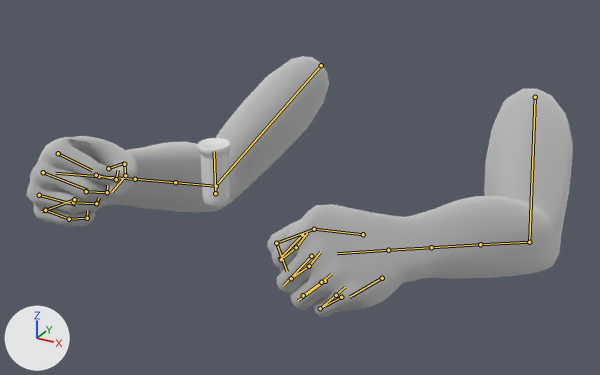
The Blender file Breakout From Ackers/Assets/Animations/Pills/Holding Pills Idle.blend, before and after one commit.
The view is the same before and after, from a 50 mm camera at (0.621, -1.685, 0.521) aimed at (-0.039, -0.486, -0.079). The axes (+X, +Y, +Z) are drawn at lower left. The lights are the same throughout. Both versions are drawn at the pose saved in each file; the numbers are the values there. The bones that bend it are drawn over the model as lines.

In view in the first picture: 'Pill Bottle', 'hand_left', 'hand_right'.
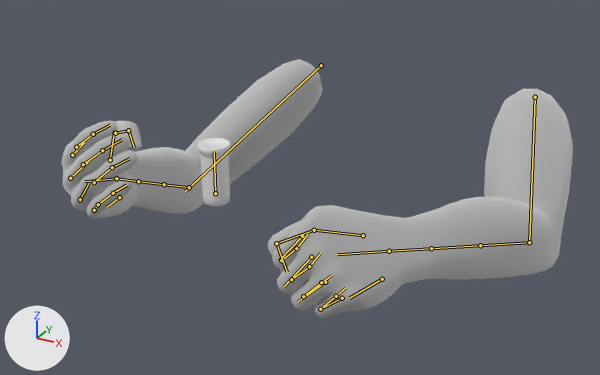
What differs and where, as boxes [x1, y1, x2, y2] in the pictures (600 x 375 px):
'hand_left', posed: before [267, 89, 573, 317]; after [268, 89, 573, 318]
'hand_right', posed (13% narrower, 6% shorter): before [26, 56, 329, 226]; after [61, 59, 323, 218]
bone 'UpperarmR', root to tip: before (321, 65) to (215, 186); after (321, 65) to (185, 191)
bone 'Lowerarm1_R', root to tip: before (216, 186) to (175, 182); after (189, 187) to (164, 184)
bone 'Hand_R', root to tip: before (99, 176) to (55, 173); after (116, 178) to (84, 181)
bone 'Index1_R', root to tip: before (58, 153) to (92, 170); after (72, 155) to (84, 142)
bone 'Index2_R', root to tip: before (96, 175) to (116, 179); after (76, 147) to (93, 134)
bone 'Index3_R', root to tip: before (116, 179) to (118, 170); after (93, 134) to (110, 125)
bone 'Middle1_R', root to tip: before (43, 172) to (87, 190); after (70, 178) to (88, 162)
bone 'Middle2_R', root to tip: before (86, 191) to (107, 192); after (83, 164) to (102, 150)
bone 'Middle3_R', root to tip: before (107, 192) to (107, 185); after (102, 150) to (122, 139)
bone 'Ring1_R', root to tip: before (39, 195) to (76, 205); after (80, 199) to (89, 183)
bone 'Ring2_R', root to tip: before (73, 202) to (96, 203); after (94, 182) to (112, 167)
bone 'Ring3_R', root to tip: before (96, 203) to (99, 197); after (112, 167) to (129, 158)
bone 'Pinky2_R', root to tip: before (45, 210) to (69, 219); after (94, 210) to (98, 204)
bone 'Pinky3_R', root to tip: before (69, 219) to (87, 218); after (98, 204) to (113, 193)
bone 'pinky3_r.001', root to tip: before (87, 218) to (87, 210); after (113, 193) to (126, 185)
bone 'Thumb1_R', root to tip: before (108, 168) to (123, 163); after (110, 160) to (114, 130)
bone 'Thumb2_R', root to tip: before (124, 164) to (125, 175); after (115, 133) to (128, 130)
bone 'Thumb3_R', root to tip: before (125, 175) to (112, 192); after (128, 130) to (134, 147)

Diff of the bpy script that builds the scene:
```diff
--- a/Breakout From Ackers/Assets/Animations/Pills/Holding Pills Idle.blend.py
+++ b/Breakout From Ackers/Assets/Animations/Pills/Holding Pills Idle.blend.py
@@ bone_upperarmr @@
 bone_upperarmr = bpy.data.objects['FPS Arms'].pose.bones['UpperarmR']
-bone_upperarmr.rotation_quaternion = (0.746, -0.116, 0.642, 0.131)  # degrees (-2, 82, 18)
+bone_upperarmr.rotation_quaternion = (0.771, -0.26, 0.569, 0.114)  # degrees (-51, 70, -20)
@@ bone_lowerarm1_r @@
 bone_lowerarm1_r = bpy.data.objects['FPS Arms'].pose.bones['Lowerarm1_R']  # child of 'UpperarmR'
-bone_lowerarm1_r.location = (0.0, 0.0, 0.0)
-bone_lowerarm1_r.rotation_quaternion = (0.952, 0.307, 0.001, 0.0)  # degrees (36, 0, 0)
+bone_lowerarm1_r.location = (-1.1, -0.4, 1.9)
+bone_lowerarm1_r.rotation_quaternion = (0.84, 0.388, 0.269, 0.269)  # degrees (55, 14, 43)
@@ bone_hand_r @@
 bone_hand_r = bpy.data.objects['FPS Arms'].pose.bones['Hand_R']  # child of 'Lowerarm3_R'
-bone_hand_r.rotation_quaternion = (1.0, 0.0, 0.0, 0.0)  # degrees (0, 0, 0)
+bone_hand_r.rotation_quaternion = (0.953, -0.022, 0.299, -0.052)  # degrees (-5, 35, -8)
@@ bone_index1_r @@
 bone_index1_r = bpy.data.objects['FPS Arms'].pose.bones['Index1_R']  # child of 'Hand_R'
-bone_index1_r.location = (-2.2, 0.4, -0.7)
-bone_index1_r.rotation_quaternion = (0.711, -0.204, 0.149, 0.656)  # degrees (-6, 29, 84)
+bone_index1_r.location = (-2.9, 1.4, -1.3)
+bone_index1_r.rotation_quaternion = (0.959, -0.098, 0.017, 0.266)  # degrees (-10, 5, 31)
@@ bone_index2_r @@
 bone_index2_r = bpy.data.objects['FPS Arms'].pose.bones['Index2_R']  # child of 'Index1_R'
-bone_index2_r.location = (1.1, 0.4, 0.1)
-bone_index2_r.rotation_quaternion = (0.965, -0.209, 0.142, 0.064)  # degrees (-24, 18, 4)
+bone_index2_r.location = (0.0, -1.5, 0.2)
+bone_index2_r.rotation_quaternion = (0.998, -0.008, 0.04, -0.038)  # degrees (-1, 5, -4)
@@ bone_index3_r @@
 bone_index3_r = bpy.data.objects['FPS Arms'].pose.bones['Index3_R']  # child of 'Index2_R'
-bone_index3_r.location = (0.7, 0.4, 0.0)
-bone_index3_r.rotation_quaternion = (0.895, -0.279, 0.147, 0.315)  # degrees (-27, 26, 32)
+bone_index3_r.location = (-0.4, -0.7, -0.3)
+bone_index3_r.rotation_quaternion = (0.923, -0.085, -0.228, 0.297)  # degrees (-18, -22, 39)
@@ bone_middle1_r @@
 bone_middle1_r = bpy.data.objects['FPS Arms'].pose.bones['Middle1_R']  # child of 'Hand_R'
-bone_middle1_r.location = (-0.9, 1.4, -0.4)
-bone_middle1_r.rotation_quaternion = (0.744, -0.186, 0.143, 0.626)  # degrees (-6, 26, 79)
+bone_middle1_r.location = (-0.4, 1.4, -0.3)
+bone_middle1_r.rotation_quaternion = (0.971, -0.09, -0.013, 0.221)  # degrees (-10, 1, 26)
@@ bone_middle2_r @@
 bone_middle2_r = bpy.data.objects['FPS Arms'].pose.bones['Middle2_R']  # child of 'Middle1_R'
-bone_middle2_r.location = (0.4, -0.3, 0.1)
-bone_middle2_r.rotation_quaternion = (0.965, -0.22, 0.107, 0.097)  # degrees (-25, 14, 8)
+bone_middle2_r.location = (-0.1, -0.9, 0.2)
+bone_middle2_r.rotation_quaternion = (0.999, -0.039, -0.028, -0.003)  # degrees (-4, -3, 0)
@@ bone_middle3_r @@
 bone_middle3_r = bpy.data.objects['FPS Arms'].pose.bones['Middle3_R']  # child of 'Middle2_R'
-bone_middle3_r.location = (0.2, 0.0, 0.0)
-bone_middle3_r.rotation_quaternion = (0.926, -0.289, 0.208, 0.123)  # degrees (-33, 27, 7)
+bone_middle3_r.location = (-0.4, -0.5, -0.1)
+bone_middle3_r.rotation_quaternion = (0.983, -0.067, -0.134, 0.106)  # degrees (-10, -14, 13)
@@ bone_ring1_r @@
 bone_ring1_r = bpy.data.objects['FPS Arms'].pose.bones['Ring1_R']  # child of 'Hand_R'
-bone_ring1_r.location = (-0.6, 1.0, -0.4)
-bone_ring1_r.rotation_quaternion = (0.794, -0.16, 0.196, 0.553)  # degrees (-2, 29, 69)
+bone_ring1_r.location = (1.1, 1.4, 0.2)
+bone_ring1_r.rotation_quaternion = (0.988, -0.031, -0.012, 0.154)  # degrees (-4, -1, 18)
@@ bone_ring2_r @@
 bone_ring2_r = bpy.data.objects['FPS Arms'].pose.bones['Ring2_R']  # child of 'Ring1_R'
-bone_ring2_r.location = (-0.6, -0.3, 0.0)
-bone_ring2_r.rotation_quaternion = (0.954, -0.271, 0.077, 0.1)  # degrees (-31, 12, 9)
+bone_ring2_r.location = (-0.4, 0.3, -0.5)
+bone_ring2_r.rotation_quaternion = (0.994, -0.081, -0.069, 0.012)  # degrees (-9, -8, 2)
@@ bone_ring3_r @@
 bone_ring3_r = bpy.data.objects['FPS Arms'].pose.bones['Ring3_R']  # child of 'Ring2_R'
-bone_ring3_r.location = (-0.1, 0.1, 0.0)
-bone_ring3_r.rotation_quaternion = (0.954, -0.198, 0.211, 0.073)  # degrees (-23, 26, 4)
+bone_ring3_r.location = (0.1, -0.4, 0.3)
+bone_ring3_r.rotation_quaternion = (0.994, -0.057, -0.092, -0.005)  # degrees (-7, -11, 0)
@@ bone_pinky2_r @@
 bone_pinky2_r = bpy.data.objects['FPS Arms'].pose.bones['Pinky2_R']  # child of 'Pinky1_R'
-bone_pinky2_r.location = (-0.8, 0.7, 0.4)
-bone_pinky2_r.rotation_quaternion = (0.843, -0.239, 0.146, 0.459)  # degrees (-18, 28, 53)
+bone_pinky2_r.location = (1.7, 2.6, 1.3)
+bone_pinky2_r.rotation_quaternion = (0.995, -0.05, -0.079, 0.04)  # degrees (-6, -9, 5)
@@ bone_pinky3_r @@
 bone_pinky3_r = bpy.data.objects['FPS Arms'].pose.bones['Pinky3_R']  # child of 'Pinky2_R'
-bone_pinky3_r.location = (-0.9, 0.2, -0.3)
-bone_pinky3_r.rotation_quaternion = (0.937, -0.3, 0.172, 0.043)  # degrees (-36, 20, -1)
+bone_pinky3_r.location = (0.7, 1.8, -0.6)
+bone_pinky3_r.rotation_quaternion = (0.994, -0.106, -0.005, 0.021)  # degrees (-12, 0, 2)
@@ bone_pinky3_r_001 @@
 bone_pinky3_r_001 = bpy.data.objects['FPS Arms'].pose.bones['pinky3_r.001']  # child of 'Pinky3_R'
-bone_pinky3_r_001.location = (-0.8, -0.1, -0.1)
-bone_pinky3_r_001.rotation_quaternion = (0.94, -0.237, 0.18, 0.165)  # degrees (-25, 25, 14)
+bone_pinky3_r_001.location = (1.0, 1.3, 0.2)
+bone_pinky3_r_001.rotation_quaternion = (0.99, -0.037, -0.064, -0.116)  # degrees (-3, -8, -13)
@@ bone_thumb1_r @@
 bone_thumb1_r = bpy.data.objects['FPS Arms'].pose.bones['Thumb1_R']  # child of 'Hand_R'
-bone_thumb1_r.location = (1.4, -3.6, 0.4)
-bone_thumb1_r.rotation_quaternion = (0.947, 0.262, -0.185, -0.015)  # degrees (32, -20, -8)
+bone_thumb1_r.location = (0.7, -0.9, 0.9)
+bone_thumb1_r.rotation_quaternion = (0.925, 0.316, -0.211, 0.003)  # degrees (39, -23, -8)
@@ bone_thumb2_r @@
 bone_thumb2_r = bpy.data.objects['FPS Arms'].pose.bones['Thumb2_R']  # child of 'Thumb1_R'
-bone_thumb2_r.location = (0.0, 0.0, 0.2)
-bone_thumb2_r.rotation_quaternion = (0.979, 0.112, -0.166, 0.041)  # degrees (13, -19, 3)
+bone_thumb2_r.location = (-0.5, 0.1, 0.2)
+bone_thumb2_r.rotation_quaternion = (0.969, 0.164, 0.052, 0.176)  # degrees (20, 2, 21)
@@ bone_thumb3_r @@
 bone_thumb3_r = bpy.data.objects['FPS Arms'].pose.bones['Thumb3_R']  # child of 'Thumb2_R'
-bone_thumb3_r.rotation_quaternion = (0.971, 0.056, 0.169, 0.158)  # degrees (10, 18, 20)
+bone_thumb3_r.rotation_quaternion = (0.972, -0.036, 0.023, 0.23)  # degrees (-3, 4, 26)
```
